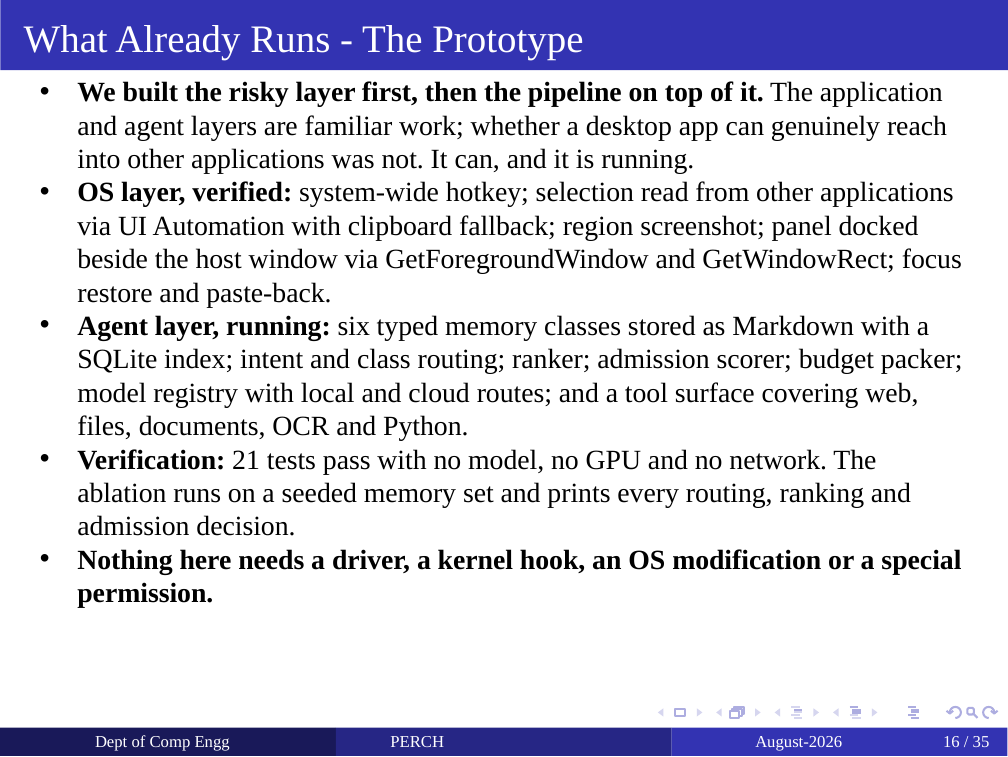
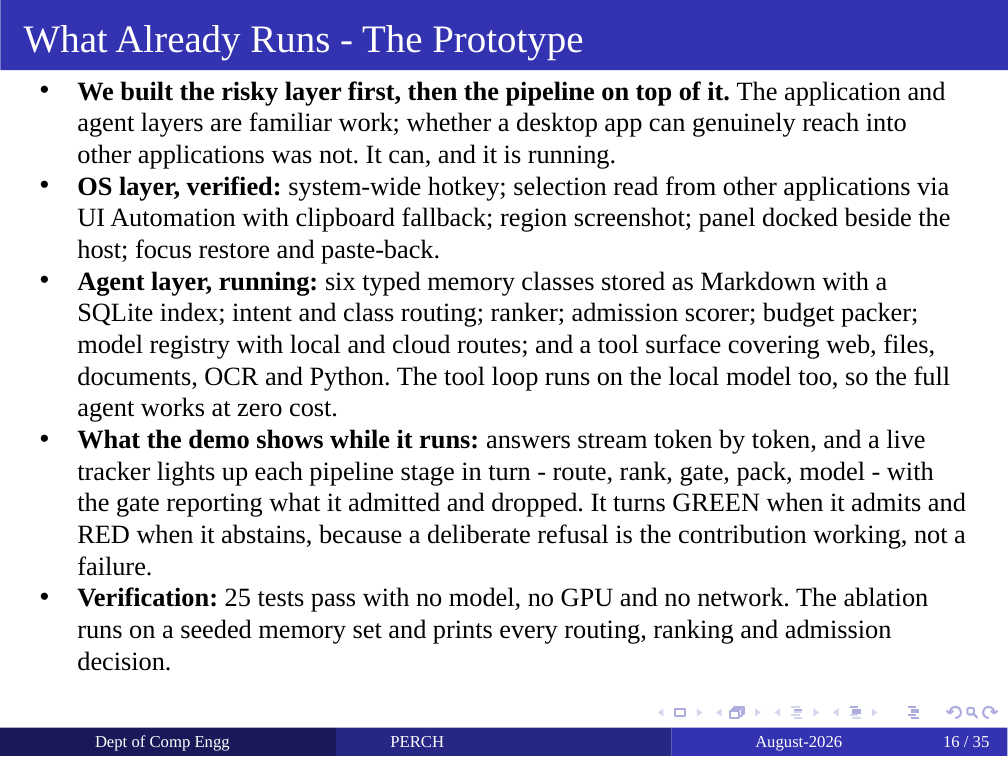
Before and after one commit to yashdoke7/perch, a slide deck: slide 16 of docs/PERCH_Project_Review.pptx. Drawn at 1008x757 pixels with LibreOffice and Linux fonts; fonts in the diff are those of the drawing. Boxes give left, top, right and bottom in pixels: in the first picture for what was removed or moved away, otherwise in the second. Text is boxed around its words. In the diff, an @@ line names an element or a change of style, - is before the commit and + after.

```diff
--- a/docs/PERCH_Project_Review.pptx
+++ b/docs/PERCH_Project_Review.pptx
@@ text at box(77, 81, 946, 169): size 10 to 9.5 pt in "We built the risky layer first, then ..." @@
@@ text at box(77, 176, 966, 671): text changed; size 10 to 9.5 pt @@
-  • OS layer, verified: system-wide hotkey; selection read from other applications via UI Automation with clipboard fallback; region screenshot; panel docked beside the host window via GetForegroundWindow and GetWindowRect; focus restore and paste-back.
-  • Agent layer, running: six typed memory classes stored as Markdown with a SQLite index; intent and class routing; ranker; admission scorer; budget packer; model registry with local and cloud routes; and a tool surface covering web, files, documents, OCR and Python.
-  • Verification: 21 tests pass with no model, no GPU and no network. The ablation runs on a seeded memory set and prints every routing, ranking and admission decision.
-  • Nothing here needs a driver, a kernel hook, an OS modification or a special permission.
+  • OS layer, verified: system-wide hotkey; selection read from other applications via UI Automation with clipboard fallback; region screenshot; panel docked beside the host; focus restore and paste-back.
+  • Agent layer, running: six typed memory classes stored as Markdown with a SQLite index; intent and class routing; ranker; admission scorer; budget packer; model registry with local and cloud routes; and a tool surface covering web, files, documents, OCR and Python. The tool loop runs on the local model too, so the full agent works at zero cost.
+  • What the demo shows while it runs: answers stream token by token, and a live tracker lights up each pipeline stage in turn - route, rank, gate, pack, model - with the gate reporting what it admitted and dropped. It turns GREEN when it admits and RED when it abstains, because a deliberate refusal is the contribution working, not a failure.
+  • Verification: 25 tests pass with no model, no GPU and no network. The ablation runs on a seeded memory set and prints every routing, ranking and admission decision.
```
Also in this commit, not shown: 2 other slides changed, 5 other files.
